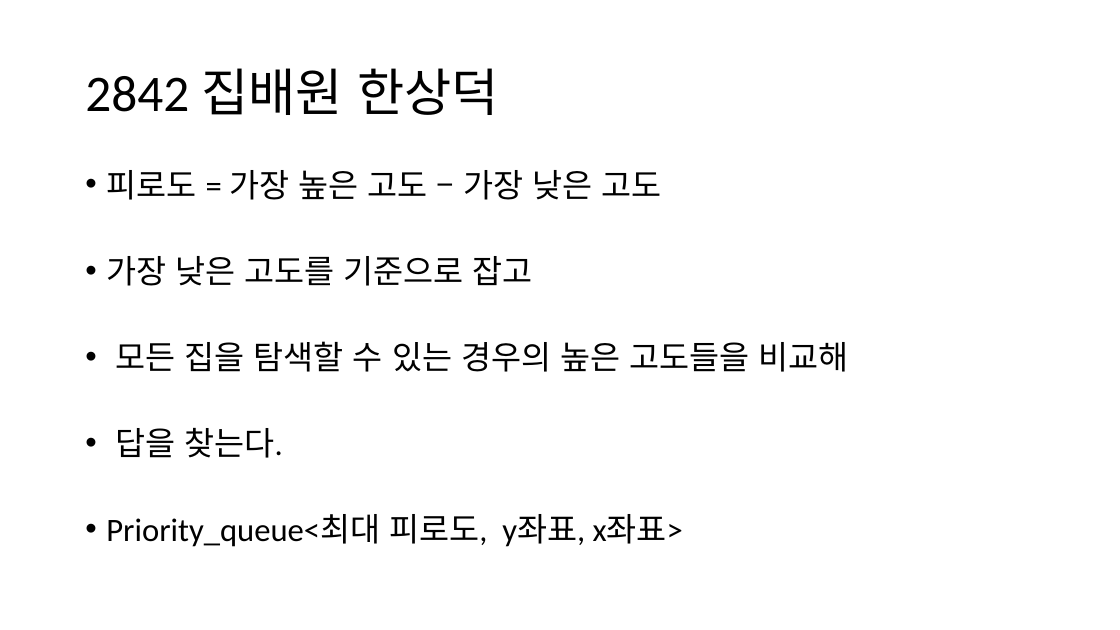
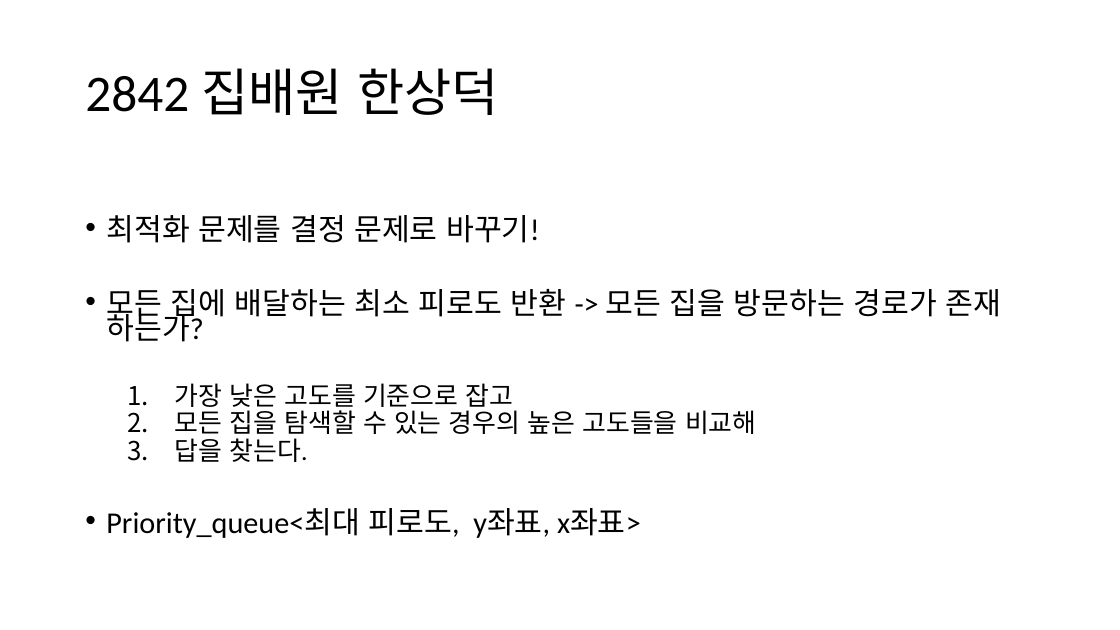
Before and after one commit to ALGOSOPT/algosopt, a slide deck: slide 18 of Chapter29/bfs-2.pptx. Drawn at 1120x630 pixels with LibreOffice and Linux fonts; fonts in the diff are those of the drawing. Boxes give left, top, right and bottom in pixels: in the first picture for what was removed or moved away, otherwise in the second. Text is boxed around its words. In the diff, an @@ line names an element or a change of style, - is before the commit and + after.

Commit message:
#EDIT bfs-2.pptx

```diff
--- a/Chapter29/bfs-2.pptx
+++ b/Chapter29/bfs-2.pptx
@@ text at (x1=106, y1=215, x2=1001, y2=342): text changed; size 28 to 25.9 pt @@
-• 피로도 = 가장 높은 고도 – 가장 낮은 고도
+• 최적화 문제를 결정 문제로 바꾸기!
+• 모든 집에 배달하는 최소 피로도 반환 -> 모든 집을 방문하는 경로가 존재 하는가?
@@ text at (x1=106, y1=383, x2=756, y2=538): size 28 to 22.2 pt in "가장 낮은 고도를 기준으로 잡고", "모든 집을 탐색할 수 있는 경우의 높은 ...", "답을 찾는다."; size 28 to 25.9 pt in "Priority_queue<최대 피로도, y좌표, x좌표>"; bullet • to 1.; list level 1 to 2 in "가장 낮은 고도를 기준으로 잡고"; line spacing 0.8 to 0.7; list level 1 to 2 in "모든 집을 탐색할 수 있는 ..."; list level 1 to 2 in "답을 찾는다." @@
```
